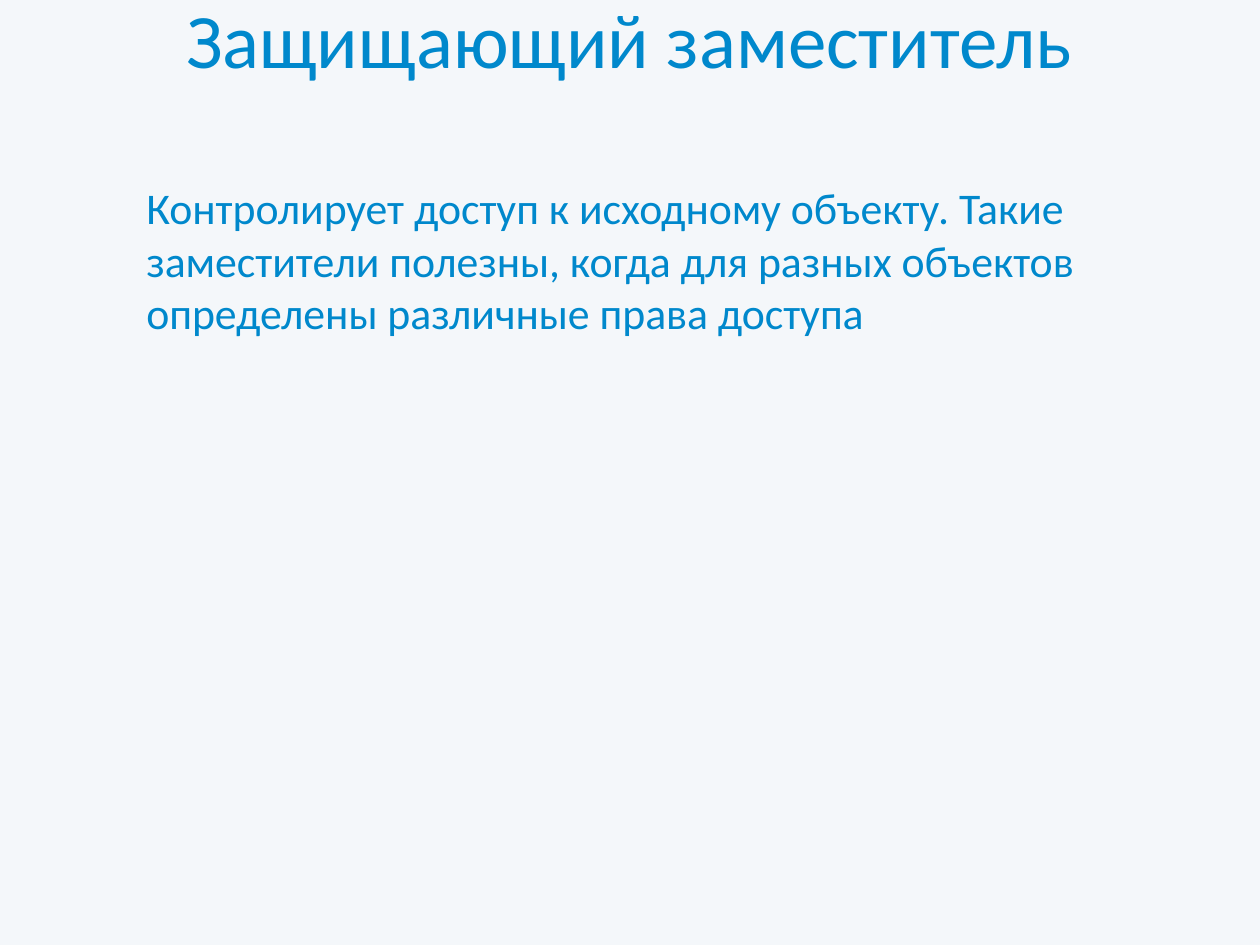
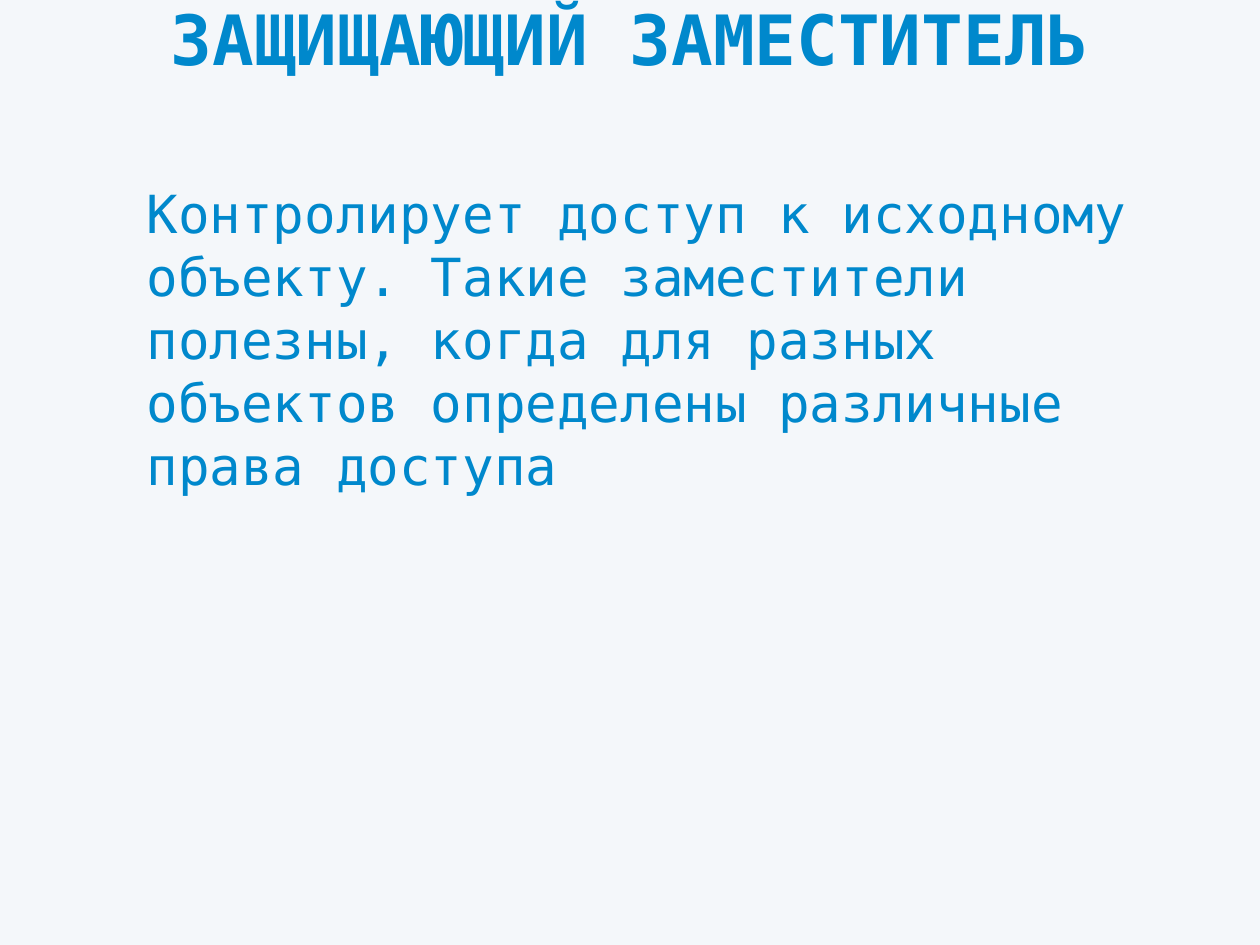
Before and after one commit to dipiash/proxy_pattern, a slide deck: slide 9 of Presentation.pptx (slide 6 before the commit). Drawn at 1260x945 pixels with LibreOffice and Linux fonts; fonts in the diff are those of the drawing. Boxes give left, top, right and bottom in pixels: in the first picture for what was removed or moved away, otherwise in the second. Text is boxed around its words. In the diff, an @@ line names an element or a change of style, - is before the commit and + after.

```diff
--- a/Presentation.pptx
+++ b/Presentation.pptx
@@ title at bbox=[171, 9, 1089, 76]: text changed; size 44 to 39.6 pt; font Calibri to DejaVu Sans Mono; bold on @@
-Защищающий заместитель
+ЗАЩИЩАЮЩИЙ ЗАМЕСТИТЕЛЬ
@@ subtitle "Контролирует доступ к исходному объекту. ..." at bbox=[146, 194, 1126, 496]: size 25 to 30 pt, font Calibri to DejaVu Sans Mono; more space between paragraphs @@
```
Also in this commit, not shown: 7 other slides changed, 3 slides added.
